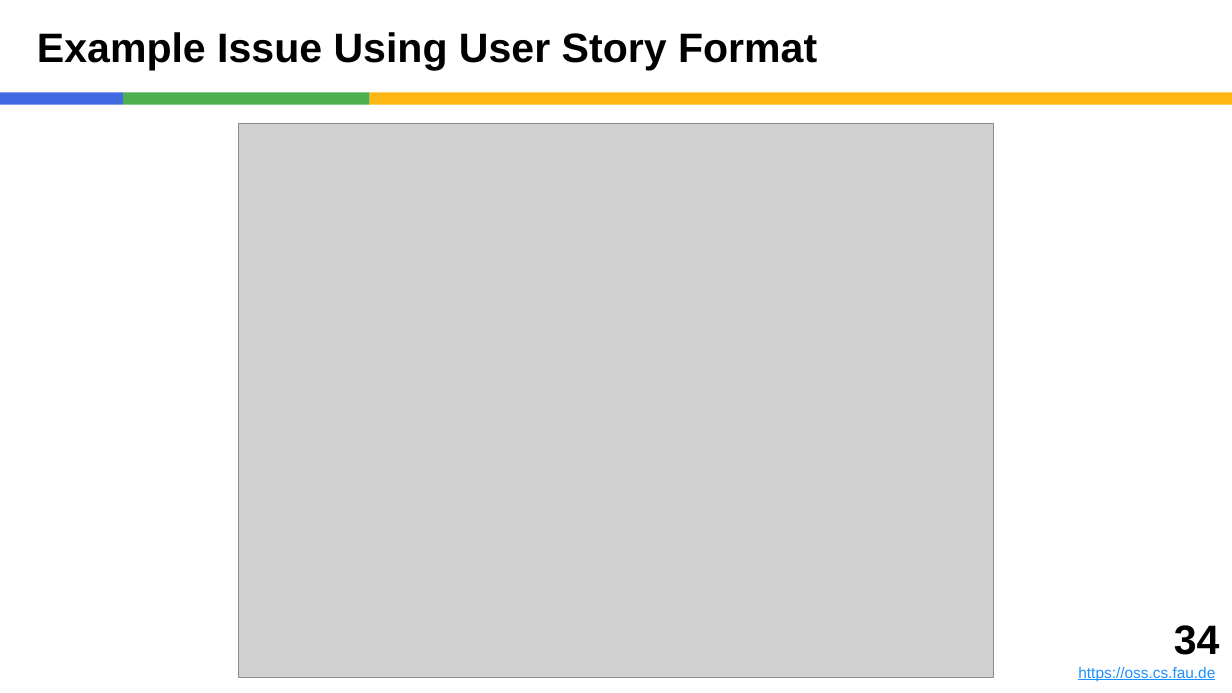
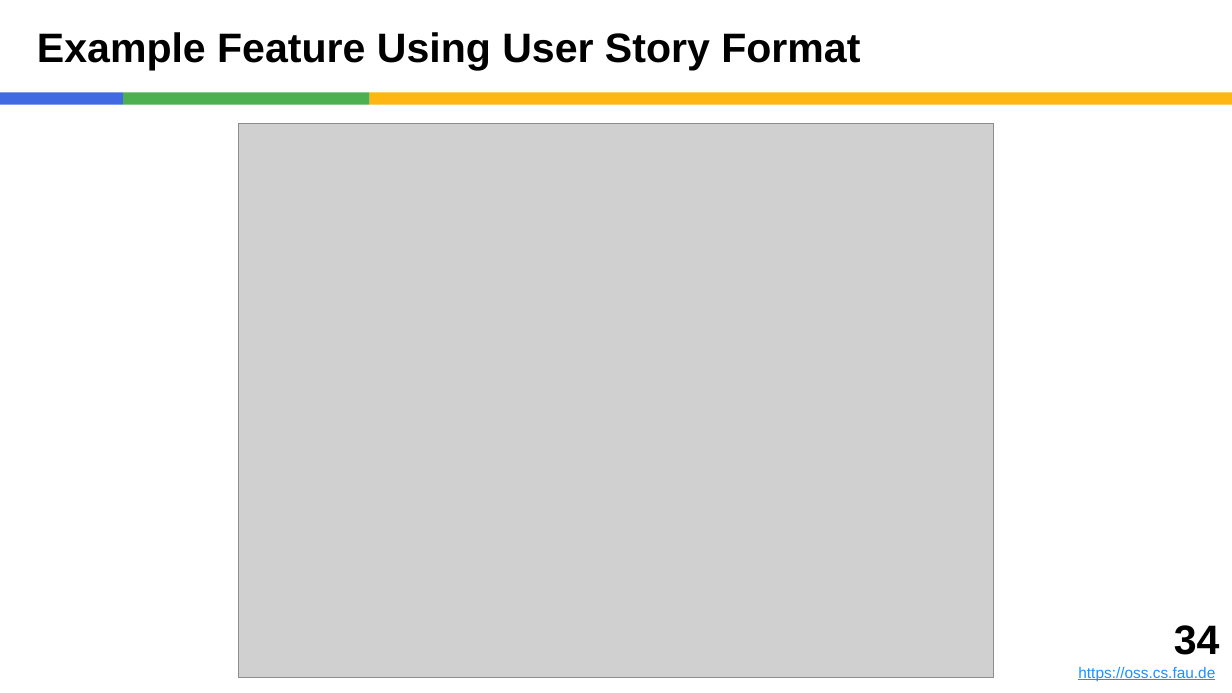
Before and after one commit to dirkriehle/amos-course, a slide deck: slide 34 of Lecture slides/AMOS B01 - Team and Tools.pptx. Drawn at 1232x693 pixels with LibreOffice and Linux fonts; fonts in the diff are those of the drawing; grey boxes stand for pictures. Boxes give left, top, right and bottom in pixels: in the first picture for what was removed or moved away, otherwise in the second. Text is boxed around its words. In the diff, an @@ line names an element or a change of style, - is before the commit and + after.

```diff
--- a/Lecture slides/AMOS B01 - Team and Tools.pptx
+++ b/Lecture slides/AMOS B01 - Team and Tools.pptx
@@ title at bbox=[37, 32, 860, 70]: text changed @@
-Example Issue Using User Story Format
+Example Feature Using User Story Format
```
Also in this commit, not shown: 9 other slides changed, 3 slides added, 1 slide removed, 15 other files.
